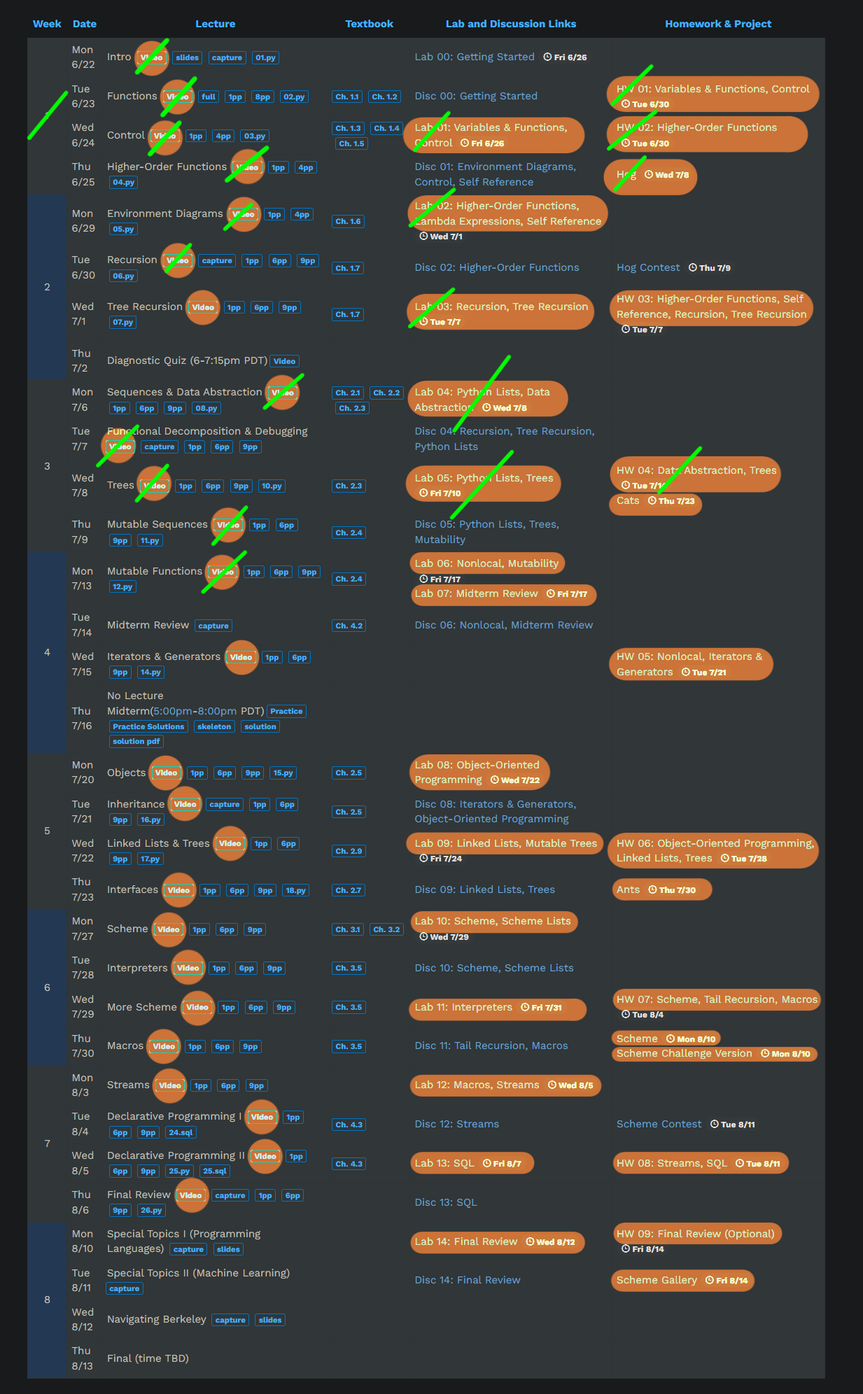
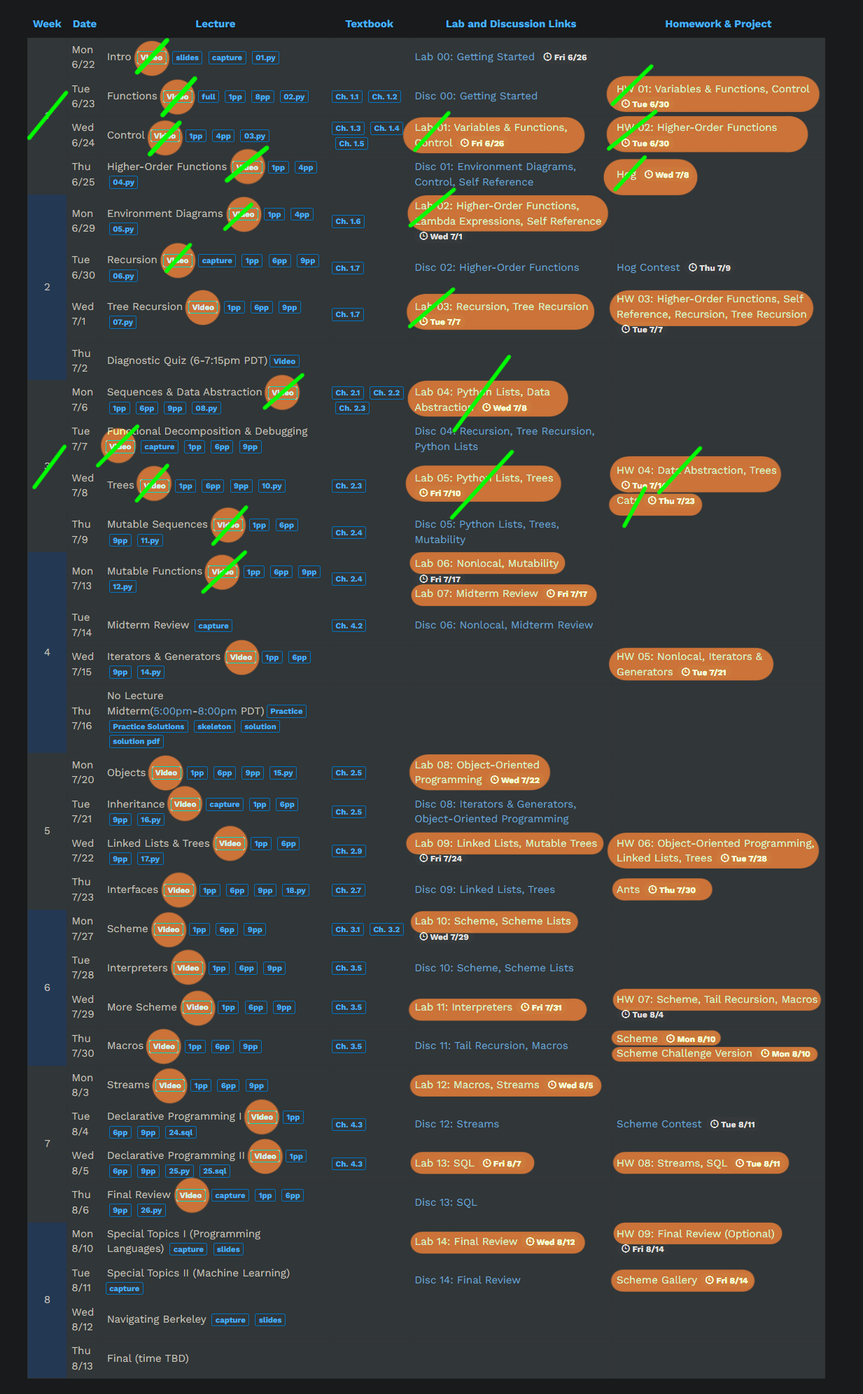
Revision of a layered 863 x 1394 image; what changed, layer by layer:
painted on "已完成" over [31, 443, 648, 530]
